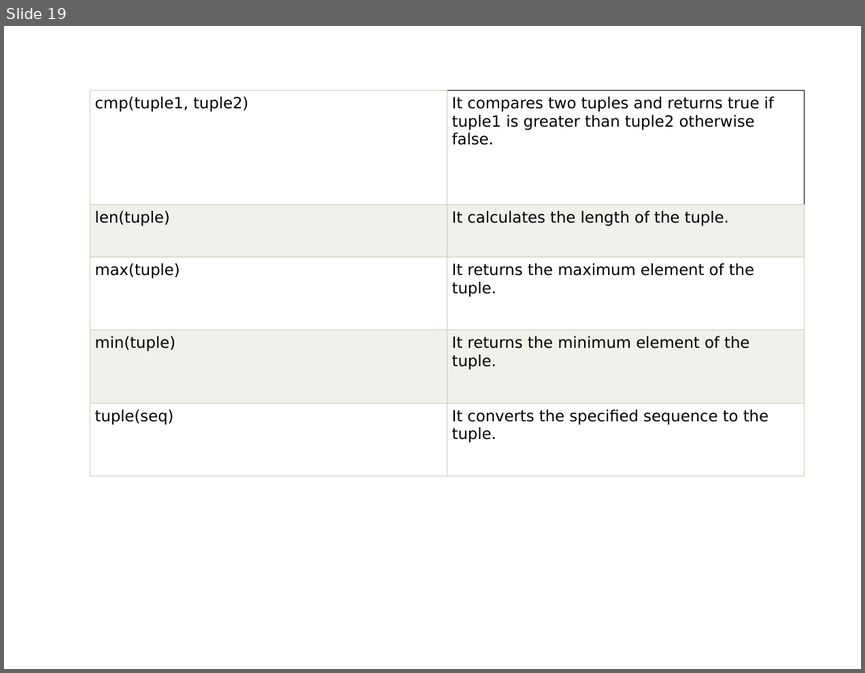
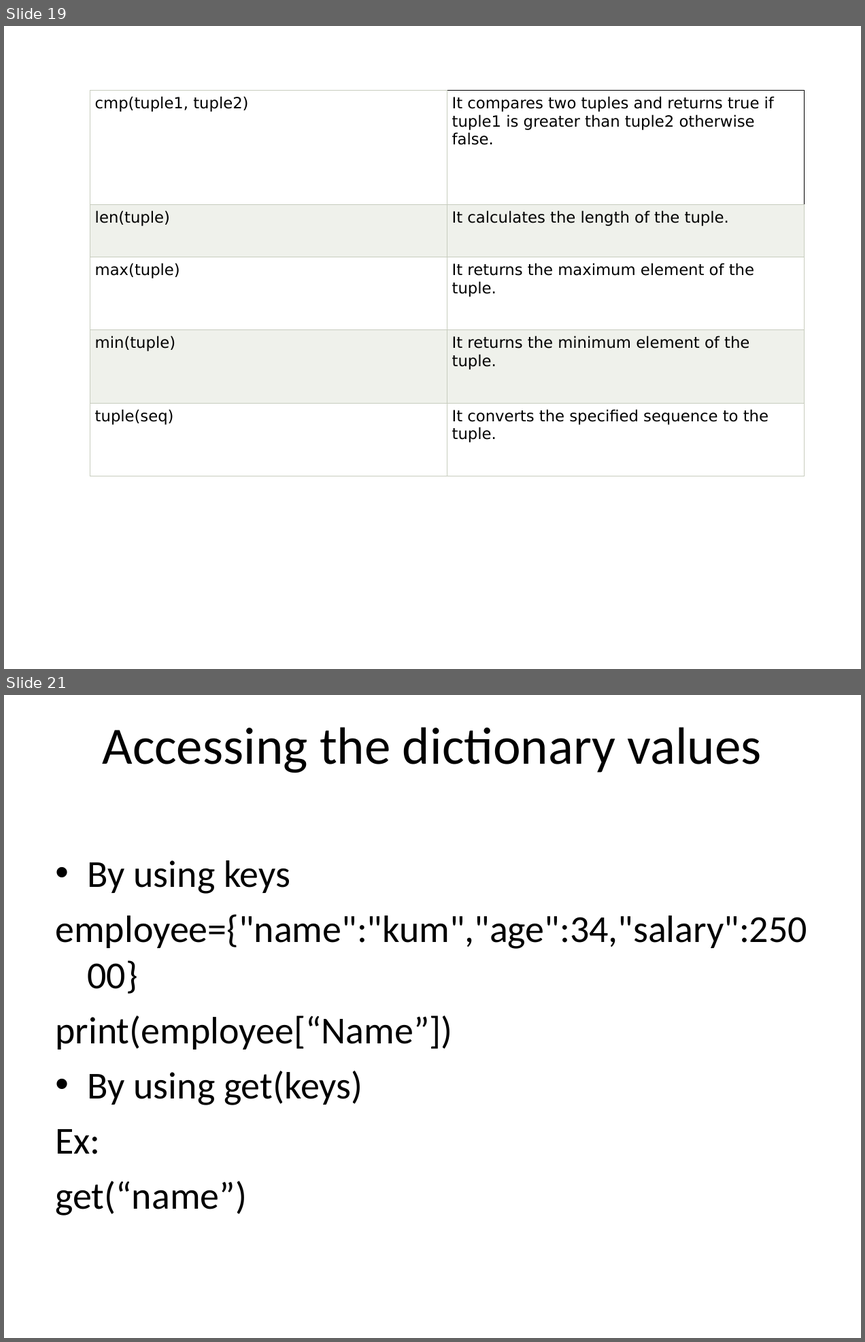
Before and after one commit to vishalamc/pythonexamples, a slide deck: Data Structure in Python.ppt. Shown one above the other, each under a label of ours: slide 19 before the commit, slides 19 and 21 after it; the slides between them are not shown. The pictures are 865x673 and 865x1342 pixels, drawn with LibreOffice and Linux fonts; fonts in the diff are those of the drawing. Boxes give left, top, right and bottom in pixels: in the first picture for what was removed or moved away, otherwise in the second. Text is boxed around its words. In the diff, an @@ line names an element or a change of style, - is before the commit and + after.

```diff
--- a/Data Structure in Python.ppt
+++ b/Data Structure in Python.ppt
@@ slide 21 added at [4,695,861,1338], background #FFFFFF @@
@@ title added at [103,727,762,773], 44 pt, text #000000 @@
+Accessing the dictionary values
@@ text added at [55,860,807,1215], 32 pt, text #000000 @@
+• By using keys
+employee={"name":"kum","age":34,"salary":25000}
+print(employee[“Name”])
+• By using get(keys)
+Ex:
+get(“name”)
```
Also in this commit, not shown: 10 other slides added, 7 other files.
